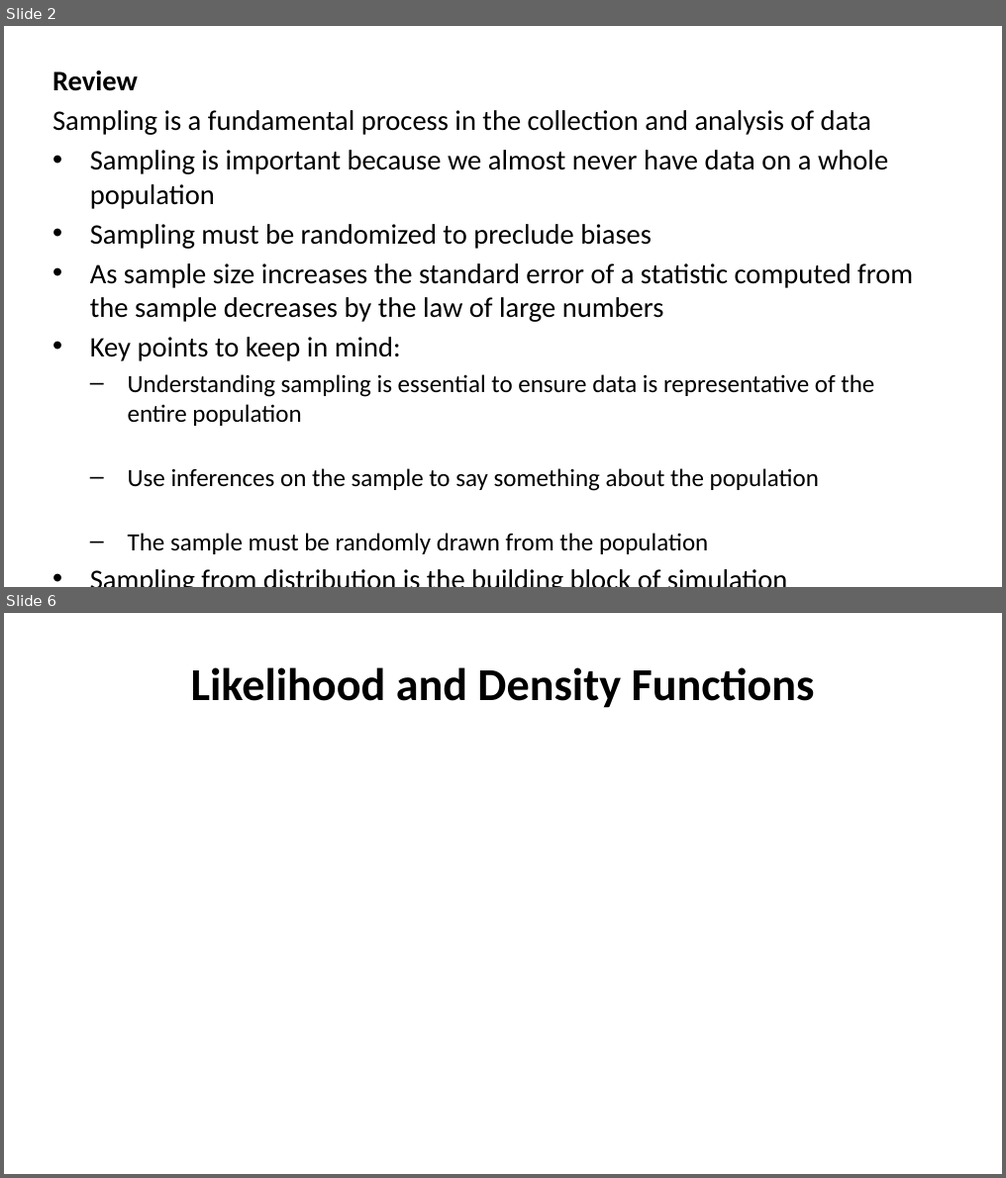
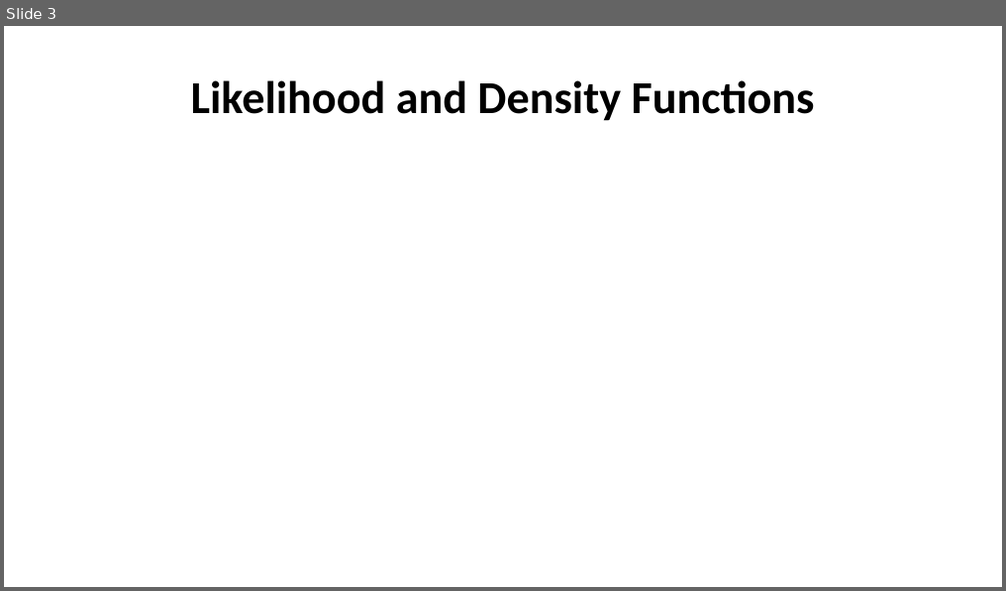
Before and after one commit to StephenElston/CSCI-E-83, a slide deck: LectureSlides/05_ParameterEstimationAndLikelihood.pptx. Shown one above the other, each under a label of ours: slides 2 and 6 before the commit, slide 3 after it; the slides between them are not shown. The pictures are 1006x1178 and 1006x591 pixels, drawn with LibreOffice and Linux fonts; fonts in the diff are those of the drawing; grey boxes stand for pictures. Boxes give left, top, right and bottom in pixels: in the first picture for what was removed or moved away, otherwise in the second. Text is boxed around its words. In the diff, an @@ line names an element or a change of style, - is before the commit and + after.

```diff
--- a/LectureSlides/05_ParameterEstimationAndLikelihood.pptx
+++ b/LectureSlides/05_ParameterEstimationAndLikelihood.pptx
@@ slide 2 removed at (4, 26, 1002, 587), background #FFFFFF @@
@@ text removed at (53, 71, 913, 555) @@
-Review
-Sampling is a fundamental process in the collection and analysis of data
-• Sampling is important because we almost never have data on a whole population
-• Sampling must be randomized to preclude biases
-• As sample size increases the standard error of a statistic computed from the sample decreases by the law of large numbers
-• Key points to keep in mind:
-  – Understanding sampling is essential to ensure data is representative of the entire population
-  – Use inferences on the sample to say something about the population
-  – The sample must be randomly drawn from the population
-• Sampling from distribution is the building block of simulation
@@ what was slide 6 is now slide 3 @@
```
Also in this commit, not shown: 1 slide changed, 2 slides added, 3 other slides removed, 1 other file.
